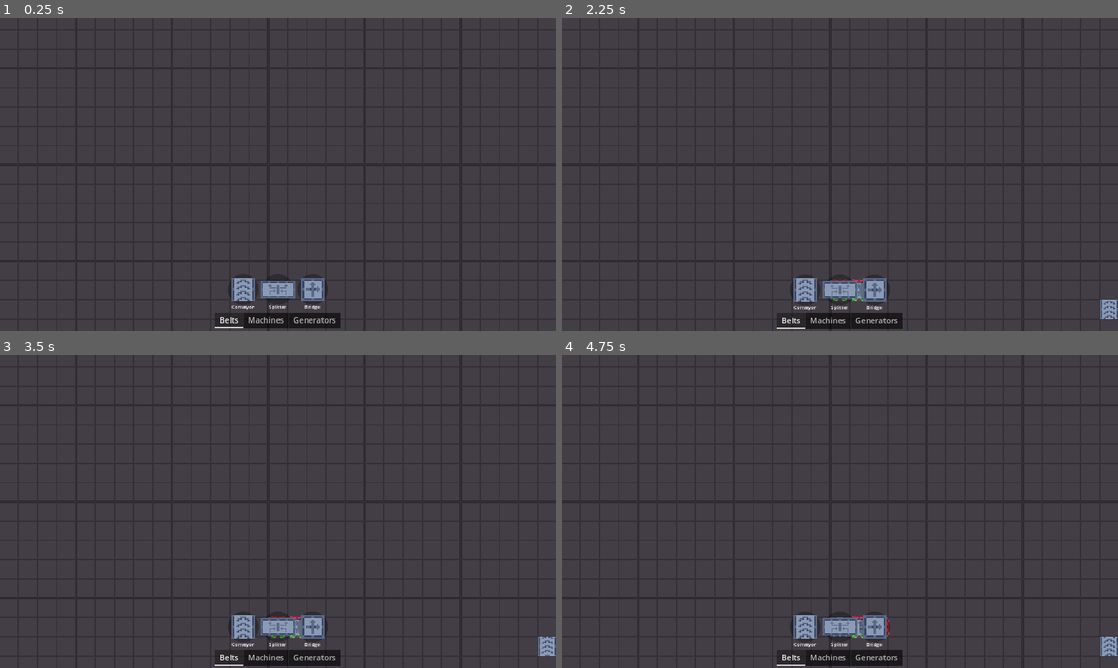
Above: before the commit, frames 1-4 (two rows, left to right).
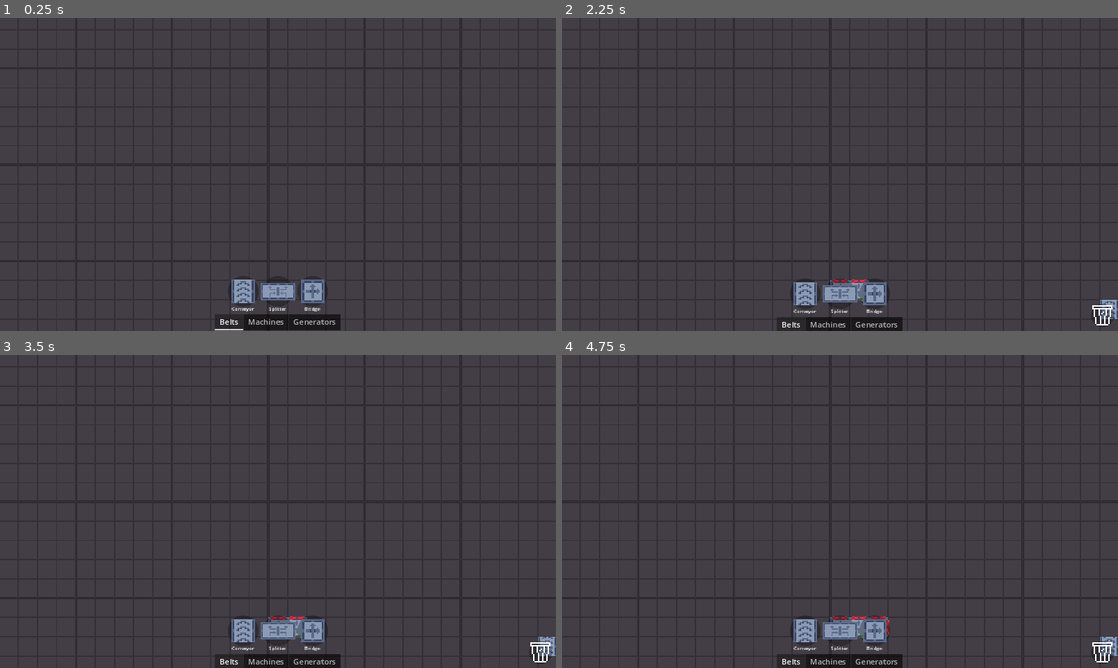
Above: after the commit, the same moments.

Repository: JeroenoBoy/Uncraft
Game: Godot game, scene res://Scenes/Game.tscn
The game is run twice, just before and just after one commit, with the same random seed, the same clock (stepped at 60 frames per second) and the same inputs.
Inputs (mouse positions are in pixels of both pictures, inside the frame that each line leads up to):
- Up to frame 1 (0.25 s): no input
- Up to frame 2 (2.25 s): click (806, 290) at 0.5 s; click (1101, 315) at 1.27 s; click (840, 290) at 2.02 s
- Up to frame 3 (3.5 s): click (278, 630) at 2.77 s
- Up to frame 4 (4.75 s): click (873, 627) at 3.52 s; click (873, 630) at 4.27 s

The runs differ from the first frame. In frame 1, 1.1% of the frame differs, in the area x 38-62%, y 83-100%; in frame 2, 1.8%; in frame 3, 1.8%; in frame 4, 1.8%, in the area x 38-100%, y 83-100%.

Commit message:
Delete items

Diff:
--- /dev/null
+++ b/Assets/UITheme.tres
@@ -0,0 +1,44 @@
+[gd_resource type="Theme" load_steps=5 format=3 uid="uid://cokbn1tlqfm1m"]
+
+[sub_resource type="StyleBoxFlat" id="StyleBoxFlat_yxkt2"]
+bg_color = Color(0, 0, 0, 0.294118)
+border_width_left = 1
+border_width_top = 1
+border_width_right = 1
+border_width_bottom = 1
+border_color = Color(2.5028e-06, 0.909159, 0.940153, 1)
+corner_radius_top_left = 1000
+corner_radius_top_right = 1000
+corner_radius_bottom_right = 1000
+corner_radius_bottom_left = 1000
+
+[sub_resource type="StyleBoxFlat" id="StyleBoxFlat_iey32"]
+bg_color = Color(0, 0, 0, 0.392157)
+corner_radius_top_left = 1000
+corner_radius_top_right = 1000
+corner_radius_bottom_right = 1000
+corner_radius_bottom_left = 1000
+
+[sub_resource type="StyleBoxFlat" id="StyleBoxFlat_21kml"]
+bg_color = Color(0, 0, 0, 0.294118)
+corner_radius_top_left = 1000
+corner_radius_top_right = 1000
+corner_radius_bottom_right = 1000
+corner_radius_bottom_left = 1000
+
+[sub_resource type="StyleBoxFlat" id="StyleBoxFlat_nhkjd"]
+bg_color = Color(0, 0, 0, 0.588235)
+corner_radius_top_left = 1000
+corner_radius_top_right = 1000
+corner_radius_bottom_right = 1000
+corner_radius_bottom_left = 1000
+
+[resource]
+Button/styles/focus = SubResource("StyleBoxFlat_yxkt2")
+Button/styles/hover = SubResource("StyleBoxFlat_iey32")
+Button/styles/normal = SubResource("StyleBoxFlat_21kml")
+Button/styles/pressed = SubResource("StyleBoxFlat_nhkjd")
+MarginContainer/constants/margin_bottom = 8
+MarginContainer/constants/margin_left = 8
+MarginContainer/constants/margin_right = 8
+MarginContainer/constants/margin_top = 8
--- /dev/null
+++ b/Scenes/UI/DeleteScreen.tscn
@@ -0,0 +1,39 @@
+[gd_scene load_steps=3 format=3 uid="uid://dogvuij6dixmn"]
+
+[ext_resource type="Script" path="res://Scripts/UI/DeleteScreen.gd" id="1_fcbou"]
+[ext_resource type="Texture2D" uid="uid://dxh44q4hek1rx" path="res://Assets/Sprites/Icons/Bin.png" id="1_k14e0"]
+
+[node name="DeleteScreen" type="Control"]
+layout_mode = 3
+anchors_preset = 3
+anchor_left = 1.0
+anchor_top = 1.0
+anchor_right = 1.0
+anchor_bottom = 1.0
+offset_left = -56.0
+offset_top = -56.0
+offset_right = -8.0
+offset_bottom = -8.0
+grow_horizontal = 0
+grow_vertical = 0
+script = ExtResource("1_fcbou")
+
+[node name="Button" type="Button" parent="."]
+custom_minimum_size = Vector2(48, 48)
+layout_mode = 1
+anchors_preset = 15
+anchor_right = 1.0
+anchor_bottom = 1.0
+grow_horizontal = 2
+grow_vertical = 2
+
+[node name="TextureRect" type="TextureRect" parent="Button"]
+layout_mode = 1
+anchors_preset = 15
+anchor_right = 1.0
+anchor_bottom = 1.0
+grow_horizontal = 2
+grow_vertical = 2
+texture = ExtResource("1_k14e0")
+
+[connection signal="pressed" from="Button" to="." method="_on_button_pressed"]
--- a/Scenes/UI/ItemSelector/Item.tscn
+++ b/Scenes/UI/ItemSelector/Item.tscn
@@ -1,39 +1,7 @@
-[gd_scene load_steps=7 format=3 uid="uid://dd5rseck46xn5"]
+[gd_scene load_steps=3 format=3 uid="uid://dd5rseck46xn5"]
 
 [ext_resource type="Script" path="res://Scripts/UI/ItemSelector/SelectableItem.gd" id="1_682fy"]
 [ext_resource type="Texture2D" uid="uid://c0e53mpqhav36" path="res://Assets/Sprites/Icons/Generator.tres" id="2_icdeq"]
-
-[sub_resource type="StyleBoxFlat" id="StyleBoxFlat_kjeu6"]
-bg_color = Color(0, 0, 0, 0.294118)
-border_width_left = 1
-border_width_top = 1
-border_width_right = 1
-border_width_bottom = 1
-corner_radius_top_left = 1000
-corner_radius_top_right = 1000
-corner_radius_bottom_right = 1000
-corner_radius_bottom_left = 1000
-
-[sub_resource type="StyleBoxFlat" id="StyleBoxFlat_etjyf"]
-bg_color = Color(0, 0, 0, 0.392157)
-corner_radius_top_left = 1000
-corner_radius_top_right = 1000
-corner_radius_bottom_right = 1000
-corner_radius_bottom_left = 1000
-
-[sub_resource type="StyleBoxFlat" id="StyleBoxFlat_ymv5g"]
-bg_color = Color(0, 0, 0, 0.588235)
-corner_radius_top_left = 1000
-corner_radius_top_right = 1000
-corner_radius_bottom_right = 1000
-corner_radius_bottom_left = 1000
-
-[sub_resource type="StyleBoxFlat" id="StyleBoxFlat_cfgdu"]
-bg_color = Color(0, 0, 0, 0.294118)
-corner_radius_top_left = 1000
-corner_radius_top_right = 1000
-corner_radius_bottom_right = 1000
-corner_radius_bottom_left = 1000
 
 [node name="Item" type="Button"]
 custom_minimum_size = Vector2(64, 64)
@@ -48,10 +16,6 @@
 offset_bottom = 32.0
 grow_horizontal = 2
 grow_vertical = 2
-theme_override_styles/focus = SubResource("StyleBoxFlat_kjeu6")
-theme_override_styles/hover = SubResource("StyleBoxFlat_etjyf")
-theme_override_styles/pressed = SubResource("StyleBoxFlat_ymv5g")
-theme_override_styles/normal = SubResource("StyleBoxFlat_cfgdu")
 script = ExtResource("1_682fy")
 
 [node name="MarginContainer" type="MarginContainer" parent="."]
--- a/Scenes/UI/UI.tscn
+++ b/Scenes/UI/UI.tscn
@@ -1,7 +1,9 @@
-[gd_scene load_steps=3 format=3 uid="uid://brov1ybjs5gc1"]
+[gd_scene load_steps=5 format=3 uid="uid://brov1ybjs5gc1"]
 
 [ext_resource type="Script" path="res://Scripts/UI/UIManager.gd" id="1_hcomk"]
+[ext_resource type="Theme" uid="uid://cokbn1tlqfm1m" path="res://Assets/UITheme.tres" id="1_oyuev"]
 [ext_resource type="PackedScene" uid="uid://r72gkwindvg5" path="res://Scenes/UI/ItemSelector/ItemSelector.tscn" id="2_pr08y"]
+[ext_resource type="PackedScene" uid="uid://dogvuij6dixmn" path="res://Scenes/UI/DeleteScreen.tscn" id="4_2qkmd"]
 
 [node name="UI" type="CanvasLayer"]
 
@@ -12,11 +14,15 @@
 anchor_bottom = 1.0
 grow_horizontal = 2
 grow_vertical = 2
+theme = ExtResource("1_oyuev")
 script = ExtResource("1_hcomk")
 
 [node name="ItemSelector" parent="UIManager" instance=ExtResource("2_pr08y")]
 z_index = 100
 layout_mode = 1
 
+[node name="DeleteScreen" parent="UIManager" instance=ExtResource("4_2qkmd")]
+layout_mode = 1
+
 [connection signal="mouse_entered" from="UIManager" to="UIManager" method="_on_mouse_entered"]
 [connection signal="mouse_exited" from="UIManager" to="UIManager" method="_on_mouse_exited"]
--- a/Scripts/GameState/Game/BaseMoveBuildingState.gd
+++ b/Scripts/GameState/Game/BaseMoveBuildingState.gd
@@ -5,6 +5,21 @@
 var current_pos: Vector2i
 var current_rotation = 0.0
 var can_place = false
+
+var delete_screen: DeleteScreen
+
+func _on_first_activate():
+	super._on_first_activate()
+	delete_screen = UIManager.instance.get_screen("DeleteScreen") as DeleteScreen
+
+func _on_activate(_state_data: Dictionary):
+	super._on_activate({})
+	delete_screen.delete_pressed.connect(_on_delete)
+
+func _on_deactivate():
+	super._on_deactivate()
+	delete_screen.hide_screen()
+	delete_screen.delete_pressed.disconnect(_on_delete)
 
 func reset_position_to_mouse():
 	current_rotation = 0
@@ -23,6 +38,11 @@
 	move_object(current_pos)
 	rotate_object(current_rotation)
 	_check_valid_position()
+
+	if object.removable:
+		delete_screen.show_screen()
+	else:
+		delete_screen.hide_screen()
 
 func move_object(position: Vector2i):
 	current_pos = position
@@ -44,6 +64,10 @@
 
 	if Input.is_action_just_pressed("build_cancel"):
 		_on_cancel()
+		return
+
+	if object.removable && Input.is_action_just_released("build_delete"):
+		_on_delete()
 		return
 
 	if can_place && Input.is_action_just_pressed("build_place") && !UIManager.instance.is_mouse_over_ui:
@@ -68,3 +92,7 @@
 func _on_cancel():
 	push_error("on_cancel must be overridden")
 	pass
+
+func _on_delete():
+	push_error("on_delete must be overridden")
+	pass
--- a/Scripts/GameState/Game/GameMoveBuildingState.gd
+++ b/Scripts/GameState/Game/GameMoveBuildingState.gd
@@ -32,3 +32,8 @@
 
 func _on_cancel():
 	state_machine.change_state("Default")
+
+func _on_delete():
+	object.queue_free()
+	cancelAction = null
+	state_machine.change_state("Default")
--- a/Scripts/GameState/Game/GamePlaceItemState.gd
+++ b/Scripts/GameState/Game/GamePlaceItemState.gd
@@ -34,6 +34,11 @@
 func _on_cancel():
 	state_machine.change_state("Default")
 
+func _on_delete():
+	object.queue_free()
+	cancelAction = null
+	state_machine.change_state("Default")
+
 func _create_item(from: PlaceableItem):
 	var node = from.node.instantiate()
 	if node is not GridNode:
--- /dev/null
+++ b/Scripts/UI/DeleteScreen.gd
@@ -0,0 +1,13 @@
+class_name DeleteScreen
+extends UIScreen
+
+signal delete_pressed()
+
+func _show(_screen_data: Dictionary):
+	visible = true
+
+func _hide():
+	visible = false
+
+func _on_button_pressed():
+	delete_pressed.emit()
--- a/Scripts/UI/UIManager.gd
+++ b/Scripts/UI/UIManager.gd
@@ -22,7 +22,7 @@
 	get_screen(path).hide_screen()
 
 func _on_mouse_entered():
-	is_mouse_over_ui = true
+	is_mouse_over_ui = false
 
 func _on_mouse_exited():
 	is_mouse_over_ui = true
--- a/project.godot
+++ b/project.godot
@@ -54,6 +54,12 @@
 "events": [Object(InputEventKey,"resource_local_to_scene":false,"resource_name":"","device":-1,"window_id":0,"alt_press …(195 unchanged characters)…
 ]
 }
+build_delete={
+"deadzone": 0.5,
+"events": [Object(InputEventKey,"resource_local_to_scene":false,"resource_name":"","device":-1,"window_id":0,"alt_pressed":false,"shift_pressed":false,"ctrl_pressed":false,"meta_pressed":false,"pressed":false,"keycode":0,"physical_keycode":4194312,"key_label":0,"unicode":0,"location":0,"echo":false,"script":null)
+, Object(InputEventKey,"resource_local_to_scene":false,"resource_name":"","device":-1,"window_id":0,"alt_pressed":false,"shift_pressed":false,"ctrl_pressed":false,"meta_pressed":false,"pressed":false,"keycode":0,"physical_keycode":4194308,"key_label":0,"unicode":0,"location":0,"echo":false,"script":null)
+]
+}
 build_rotate_clockwise={
 "deadzone": 0.5,
 "events": [Object(InputEventKey,"resource_local_to_scene":false,"resource_name":"","device":-1,"window_id":0,"alt_press …(192 unchanged characters)…
Binary file added: Assets/Sprites/Icons/Bin.png
Not shown, added: Assets/Sprites/Icons/Bin.png.import
